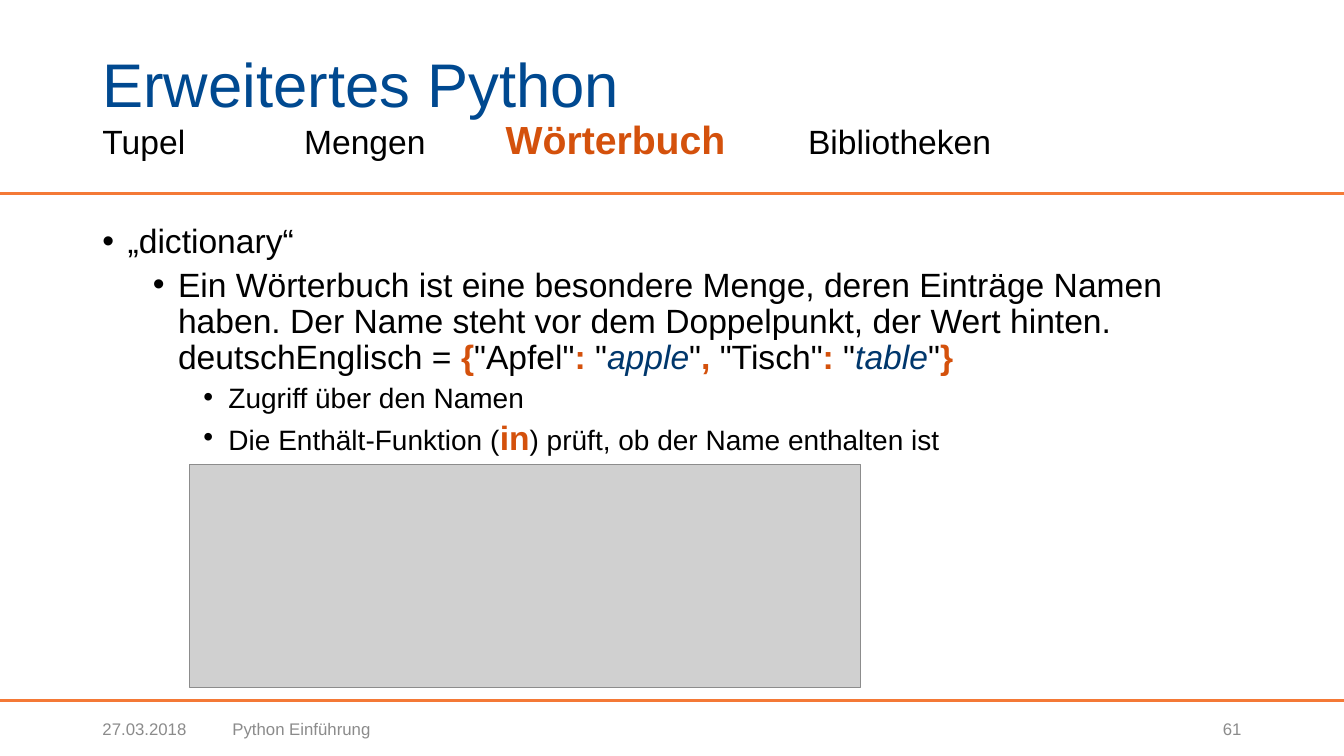
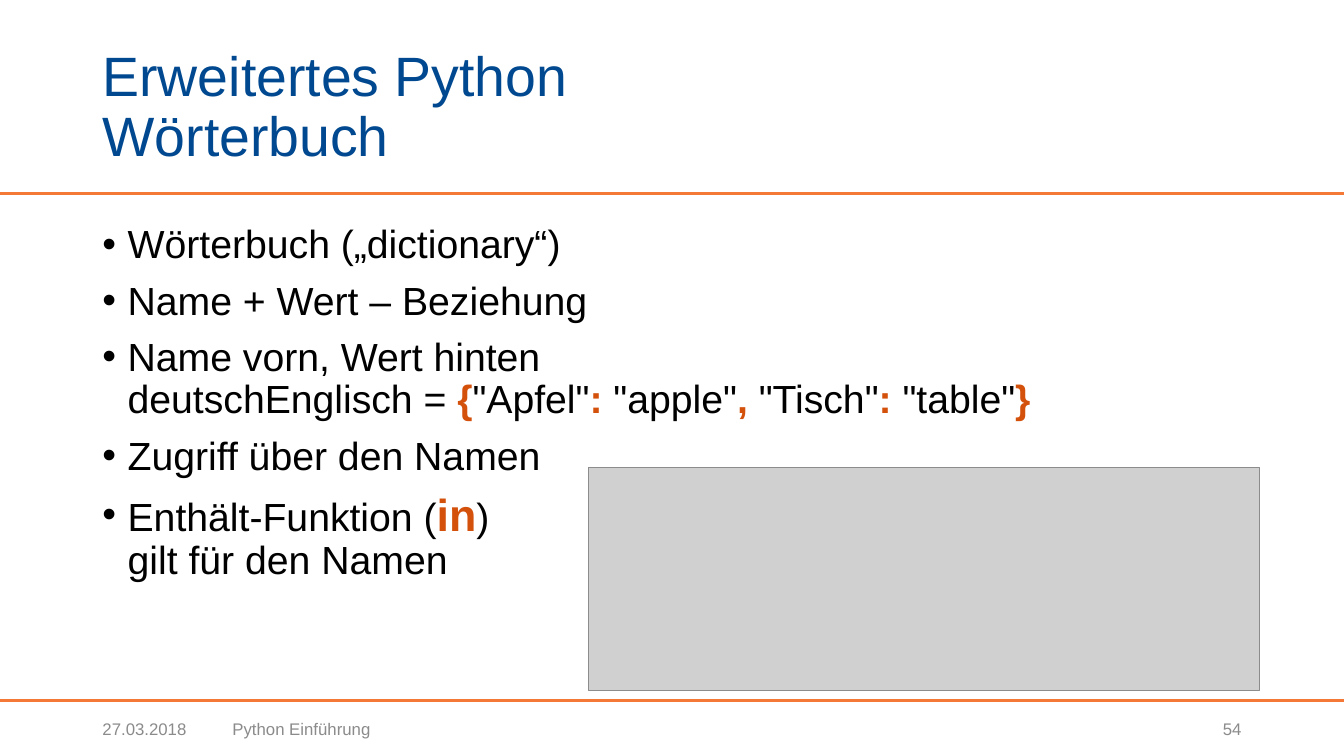
Before and after one commit to BogyMitutoyoCTL/Sophy-Preparation, a slide deck: slide 54 of Präsentationen/Python Einführung.pptx (slide 61 before the commit). Drawn at 1344x756 pixels with LibreOffice and Linux fonts; fonts in the diff are those of the drawing; grey boxes stand for pictures; background and template pictures are left out. Boxes give left, top, right and bottom in pixels: in the first picture for what was removed or moved away, otherwise in the second. Text is boxed around its words. In the diff, an @@ line names an element or a change of style, - is before the commit and + after.

```diff
--- a/Präsentationen/Python Einführung.pptx
+++ b/Präsentationen/Python Einführung.pptx
@@ title at bbox=[102, 55, 567, 157]: text changed; size 24 to 39.6 pt; text colour #000000 to #004990 @@
-Erweitertes Python
-Tupel Mengen Wörterbuch Bibliotheken
+Erweitertes Python
+Wörterbuch
@@ text at bbox=[128, 229, 1031, 421]: text changed; size 24 to 28 pt @@
-• „dictionary“
-  • Ein Wörterbuch ist eine besondere Menge, deren Einträge Namen haben. Der Name steht vor dem Doppelpunkt, der Wert hinten.
-    deutschEnglisch = {"Apfel": "apple", "Tisch": "table"}
+• Wörterbuch („dictionary“)
+• Name + Wert – Beziehung
+• Name vorn, Wert hinten
+  deutschEnglisch = {"Apfel": "apple", "Tisch": "table"}
@@ text at bbox=[128, 441, 540, 478]: size 20 to 28 pt in "Zugriff über den Namen"; list level 3 to 1 in "Zugriff über den Namen" @@
@@ picture: place and size @@
-picture at bbox=[190, 464, 861, 687]
+picture at bbox=[589, 467, 1260, 690]
@@ text at bbox=[128, 498, 477, 582]: text changed; size 20 to 28 pt @@
-    • Die Enthält-Funktion (in) prüft, ob der Name enthalten ist
+• Enthält-Funktion (in)
+  gilt für den Namen
@@ page number at bbox=[1223, 723, 1242, 735]: text changed @@
-61
+54
```
Also in this commit, not shown: 52 other slides changed, 8 slides removed.
